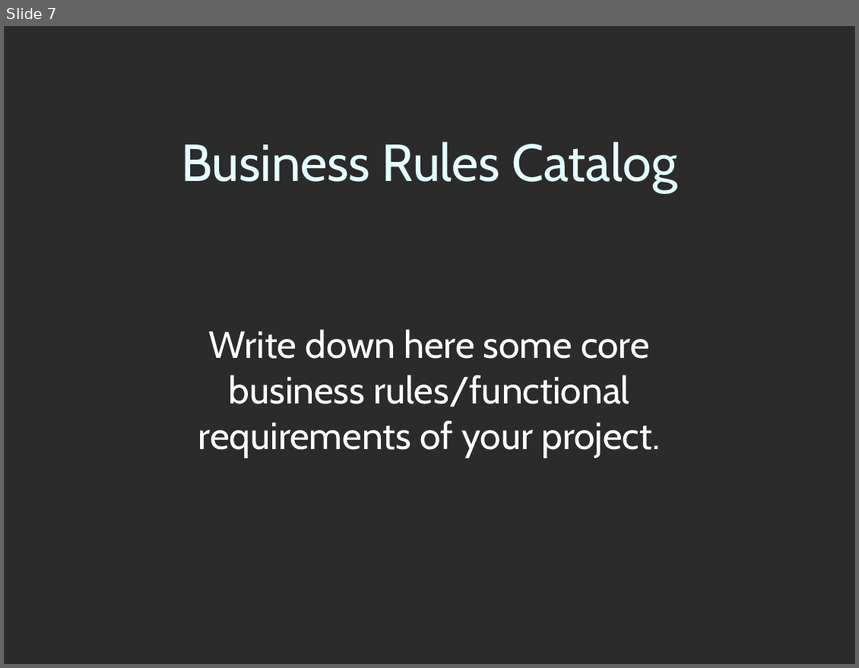
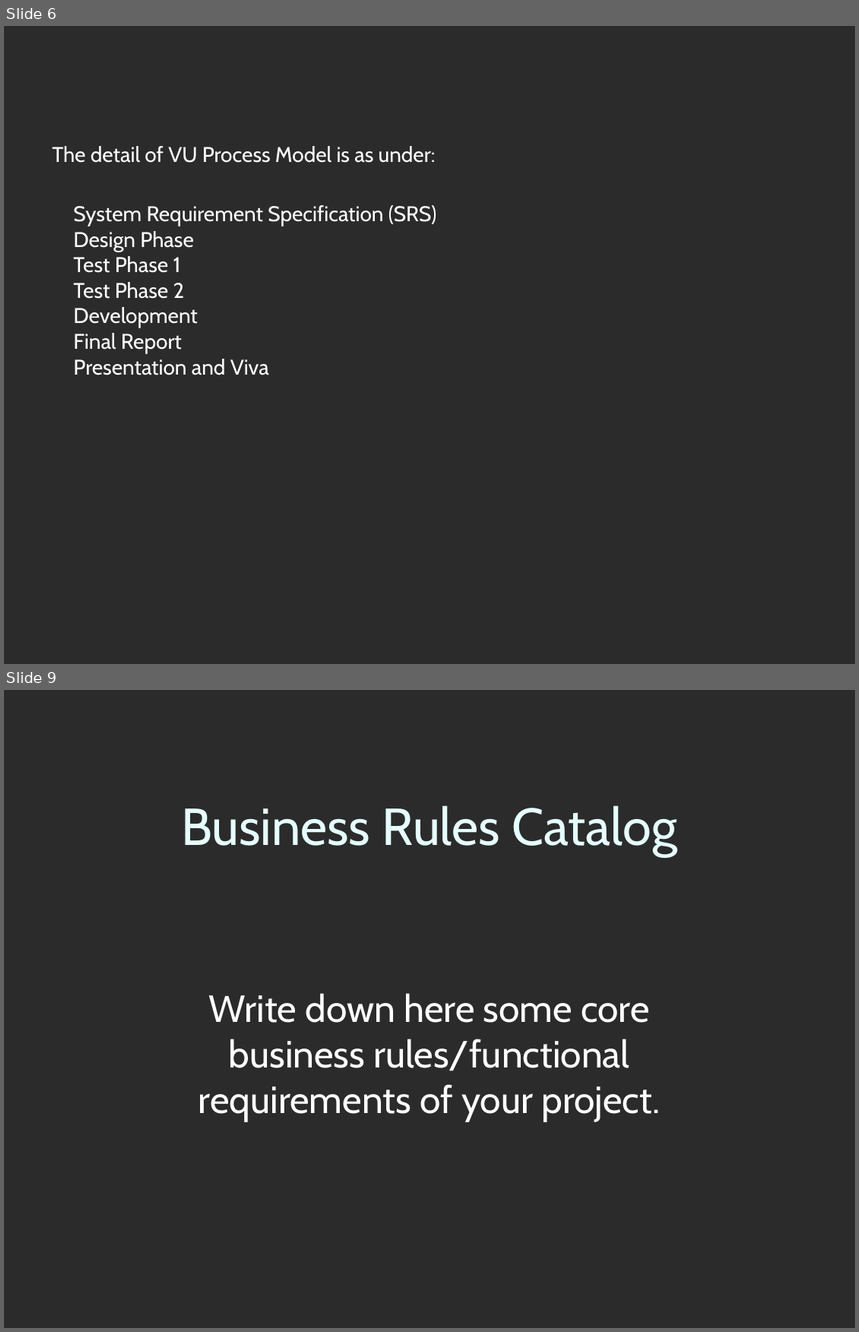
Before and after one commit to alihussainia/Spam-Email-Classification-Project, a slide deck: CS619_Project/FinalDeliverables/3-SamplePresentation.ppt. Shown one above the other, each under a label of ours: slide 7 before the commit, slides 6 and 9 after it; the slides between them are not shown. The pictures are 859x668 and 859x1332 pixels, drawn with LibreOffice and Linux fonts; fonts in the diff are those of the drawing; background and template pictures are left out; a plain dark background stands for a picture behind light text. Boxes give left, top, right and bottom in pixels: in the first picture for what was removed or moved away, otherwise in the second. Text is boxed around its words. In the diff, an @@ line names an element or a change of style, - is before the commit and + after.

```diff
--- a/CS619_Project/FinalDeliverables/3-SamplePresentation.ppt
+++ b/CS619_Project/FinalDeliverables/3-SamplePresentation.ppt
@@ slide 6 added at (4,26,855,664), background picture (left out) @@
@@ text added at (52,146,437,376), 18 pt, text #FFFFFF @@
+The detail of VU Process Model is as under:
+System Requirement Specification (SRS)
+Design Phase
+Test Phase 1
+Test Phase 2
+Development
+Final Report
+Presentation and Viva
@@ what was slide 7 is now slide 9 @@
```
Also in this commit, not shown: 6 slides changed, 4 other slides added, 3 slides removed, 1 other file.
